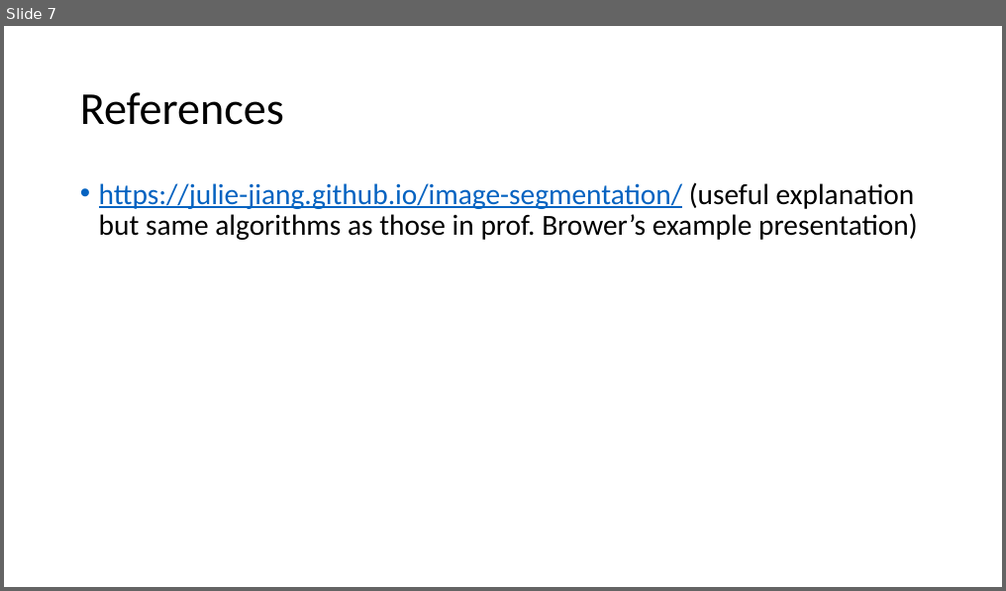
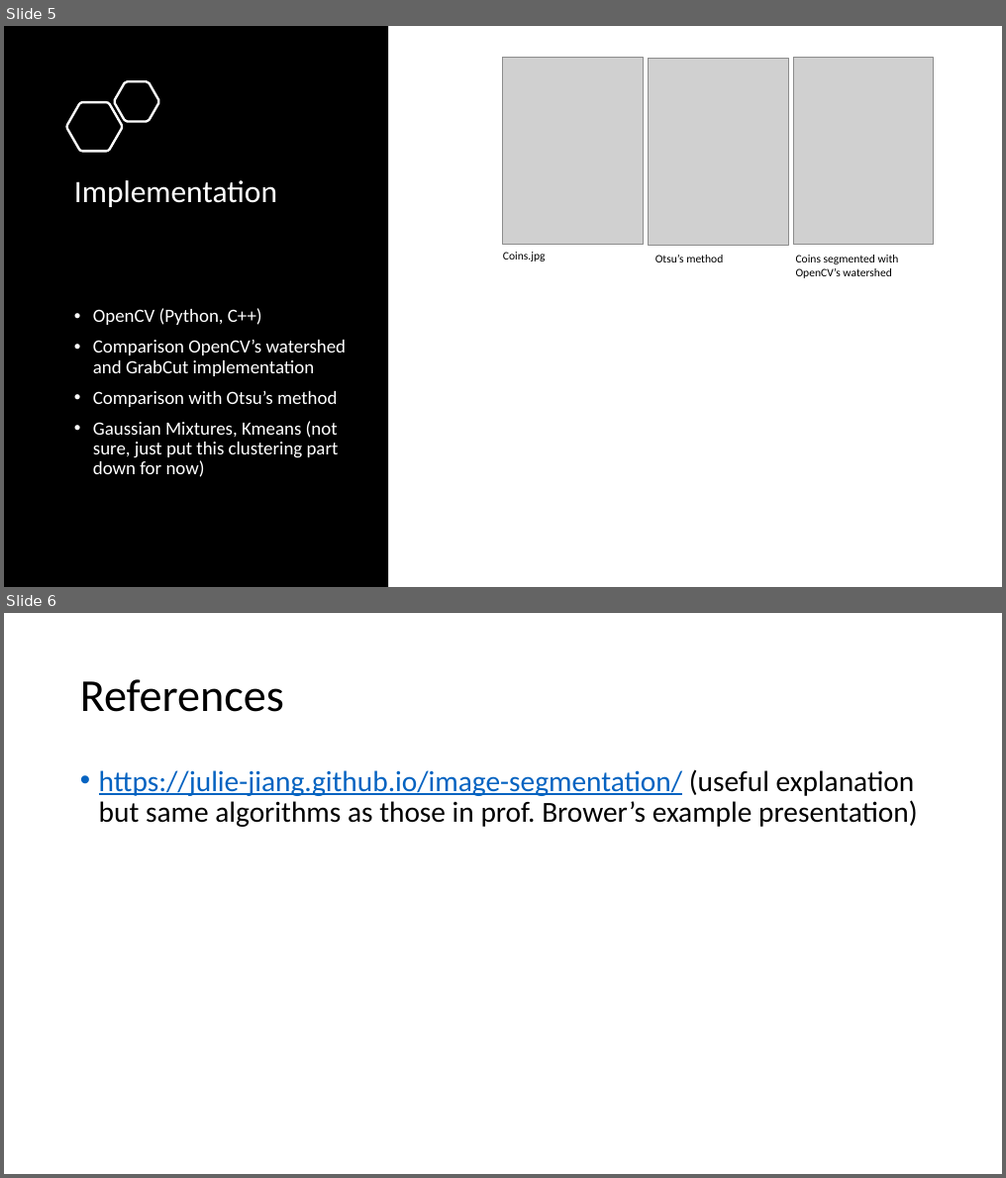
Before and after one commit to Flymindo/EC504_FinalProject, a slide deck: Presentation.pptx. Shown one above the other, each under a label of ours: slide 7 before the commit, slides 5 and 6 after it. The pictures are 1006x591 and 1006x1178 pixels, drawn with LibreOffice and Linux fonts; fonts in the diff are those of the drawing; grey boxes stand for pictures. Boxes give left, top, right and bottom in pixels: in the first picture for what was removed or moved away, otherwise in the second. Text is boxed around its words. In the diff, an @@ line names an element or a change of style, - is before the commit and + after.

Commit message:
added propsal and implementation slides

```diff
--- a/Presentation.pptx
+++ b/Presentation.pptx
@@ slide 5 added at bbox=[4, 26, 1002, 587], background #FFFFFF @@
@@ rectangle added at bbox=[4, 26, 388, 587], fill #000000 @@
@@ freeform shape added at bbox=[114, 82, 159, 122], outline #FFFFFF 2.25 pt @@
@@ picture added at bbox=[503, 58, 645, 245] @@
@@ picture added at bbox=[648, 59, 788, 246] @@
@@ picture added at bbox=[793, 58, 934, 245] @@
@@ freeform shape added at bbox=[67, 102, 122, 151], outline #FFFFFF 2.25 pt @@
@@ title added at bbox=[74, 180, 277, 207], 30 pt, text #FFFFFF @@
+Implementation
@@ text added at bbox=[503, 252, 546, 262], 11 pt, text #000000 @@
+Coins.jpg
@@ text added at bbox=[655, 255, 723, 263], 11 pt, text #000000 @@
+Otsu’s method
@@ text added at bbox=[796, 255, 899, 278], 11 pt, text #000000 @@
+Coins segmented with OpenCV’s watershed
@@ text added at bbox=[93, 308, 347, 477], 18 pt, text #FFFFFF @@
+• OpenCV (Python, C++)
+• Comparison OpenCV’s watershed and GrabCut implementation
+• Comparison with Otsu’s method
+• Gaussian Mixtures, Kmeans (not sure, just put this clustering part down for now)
@@ what was slide 7 is now slide 6 @@
```
Also in this commit, not shown: 1 other slide added, 3 slides removed, 3 other files.
